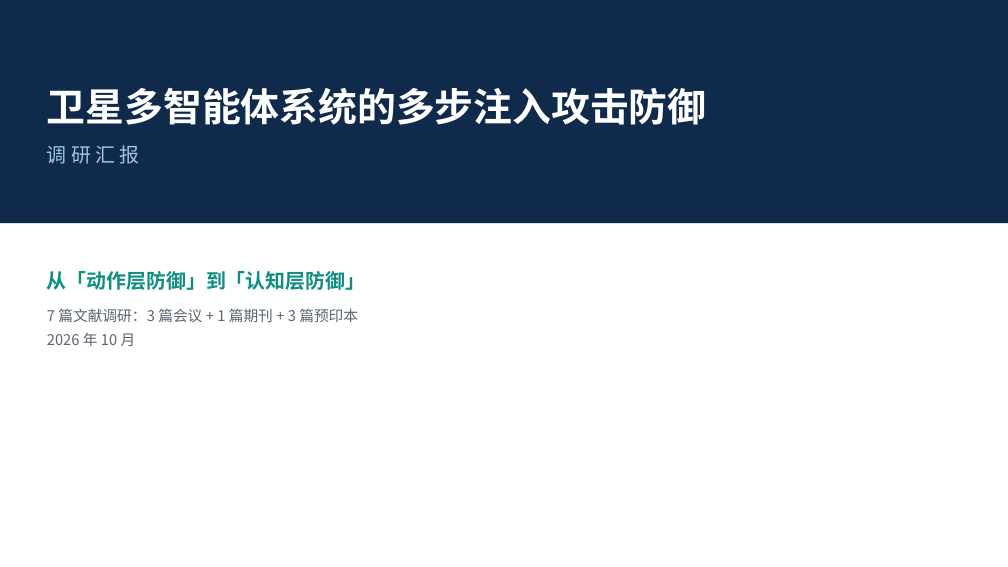
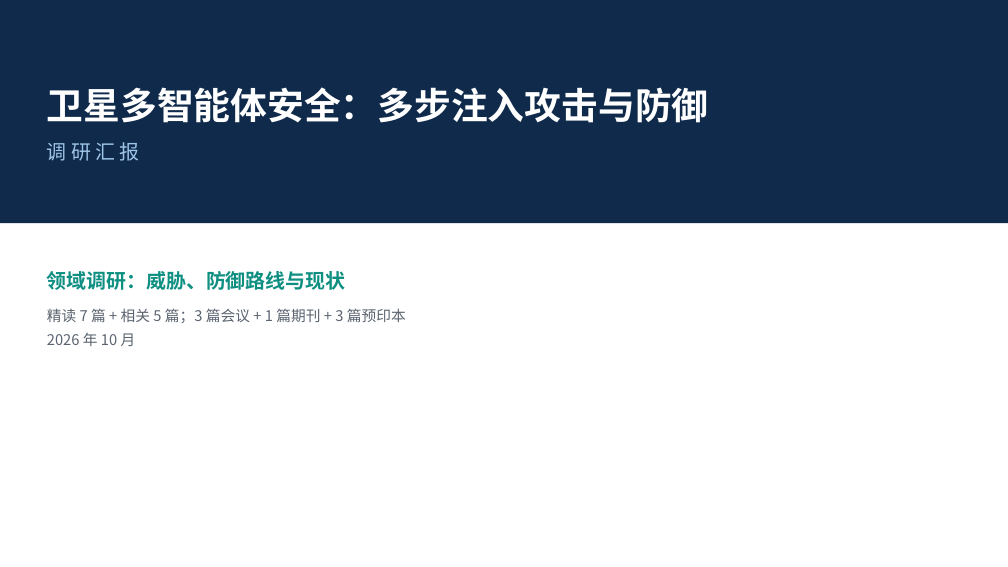
Before and after one commit to yiiiiiii1/multi-agent-remote-sensing, a slide deck: slide 1 of 阶段2-卫星多智能体防御/presentations/新方向调研汇报.pptx. Drawn at 1008x567 pixels with LibreOffice and Linux fonts; fonts in the diff are those of the drawing. Boxes give left, top, right and bottom in pixels: in the first picture for what was removed or moved away, otherwise in the second. Text is boxed around its words. In the diff, an @@ line names an element or a change of style, - is before the commit and + after.

Commit message:
整体改为纯调研定位：PPT 新增防御路线④（SSH/VIGIL/CoopGuard/自适应基准）、删去立题页、封面与章节重排；讲稿与大纲全部重写；补课文档去掉定位建议

```diff
--- a/阶段2-卫星多智能体防御/presentations/新方向调研汇报.pptx
+++ b/阶段2-卫星多智能体防御/presentations/新方向调研汇报.pptx
@@ text at (47, 87, 709, 123): text changed; size 37 to 35 pt @@
-卫星多智能体系统的多步注入攻击防御
+卫星多智能体安全：多步注入攻击与防御
@@ text at (47, 271, 406, 323): text changed @@
-从「动作层防御」到「认知层防御」
-7 篇文献调研：3 篇会议 + 1 篇期刊 + 3 篇预印本
+领域调研：威胁、防御路线与现状
+精读 7 篇 + 相关 5 篇；3 篇会议 + 1 篇期刊 + 3 篇预印本
```
Also in this commit, not shown: 7 other slides changed, 2 slides added, 2 slides removed, 5 other files.
